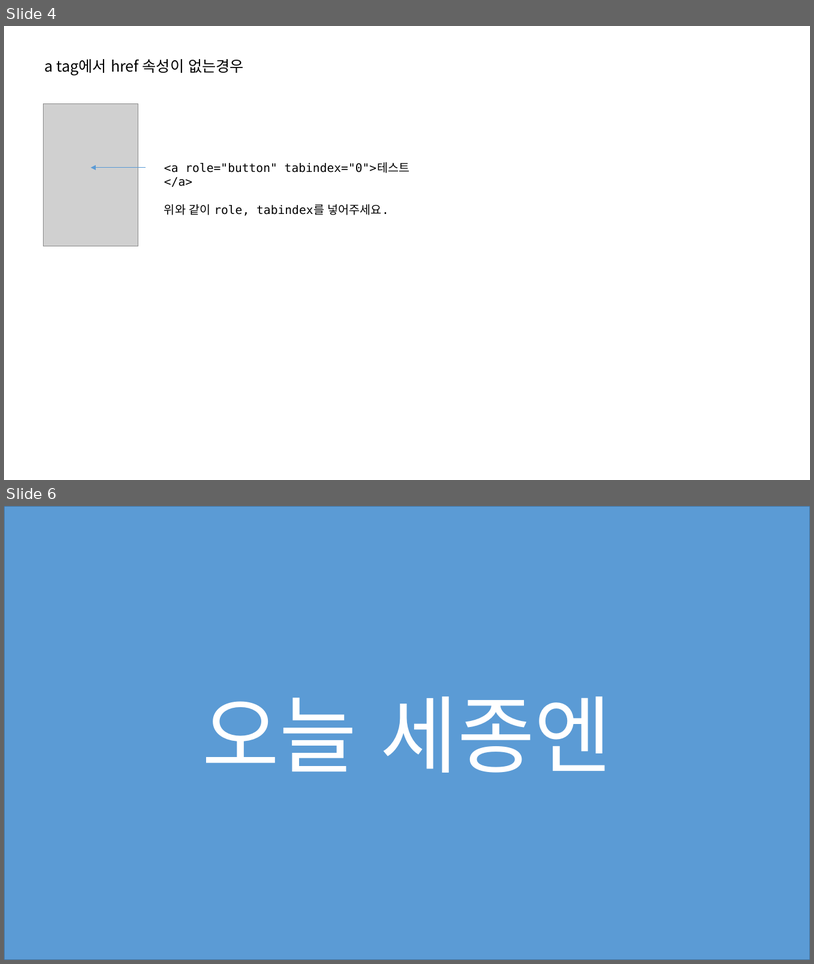
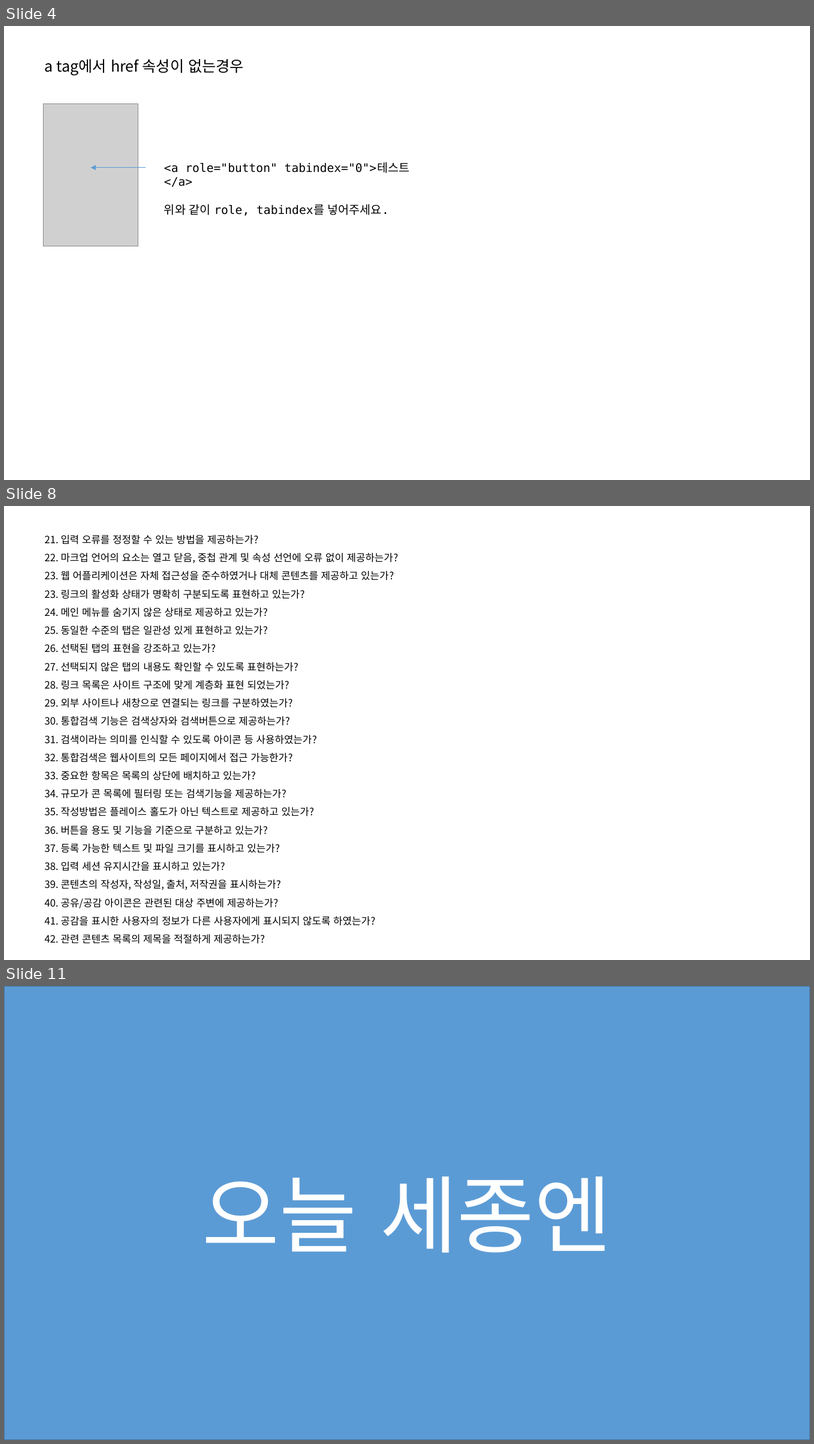
Before and after one commit to jeoungGyy/sejong, a slide deck: ppt/웹접근성 오류 체크(운영).pptx. Shown one above the other, each under a label of ours: slides 4 and 6 before the commit, slides 4, 8 and 11 after it; the slides between them are not shown. The pictures are 814x964 and 814x1444 pixels, drawn with LibreOffice and Linux fonts; fonts in the diff are those of the drawing; grey boxes stand for pictures. Boxes give left, top, right and bottom in pixels: in the first picture for what was removed or moved away, otherwise in the second. Text is boxed around its words. In the diff, an @@ line names an element or a change of style, - is before the commit and + after.

Commit message:
웹접근성 오류 체크(운영).pptx 추가

```diff
--- a/ppt/웹접근성 오류 체크(운영).pptx
+++ b/ppt/웹접근성 오류 체크(운영).pptx
@@ slide 8 added at (x1=4, y1=506, x2=810, y2=960), background #FFFFFF @@
@@ text added at (x1=45, y1=535, x2=399, y2=943), 12 pt, text #000000 @@
+21. 입력 오류를 정정할 수 있는 방법을 제공하는가?
+22. 마크업 언어의 요소는 열고 닫음, 중첩 관계 및 속성 선언에 오류 없이 제공하는가?
+23. 웹 어플리케이션은 자체 접근성을 준수하였거나 대체 콘텐츠를 제공하고 있는가?
+23. 링크의 활성화 상태가 명확히 구분되도록 표현하고 있는가?
+24. 메인 메뉴를 숨기지 않은 상태로 제공하고 있는가?
+25. 동일한 수준의 탭은 일관성 있게 표현하고 있는가?
+26. 선택된 탭의 표현을 강조하고 있는가?
+27. 선택되지 않은 탭의 내용도 확인할 수 있도록 표현하는가?
+28. 링크 목록은 사이트 구조에 맞게 계층화 표현 되었는가?
+29. 외부 사이트나 새창으로 연결되는 링크를 구분하였는가?
+30. 통합검색 기능은 검색상자와 검색버튼으로 제공하는가?
+31. 검색이라는 의미를 인식할 수 있도록 아이콘 등 사용하였는가?
+32. 통합검색은 웹사이트의 모든 페이지에서 접근 가능한가?
+33. 중요한 항목은 목록의 상단에 배치하고 있는가?
+34. 규모가 콘 목록에 필터링 또는 검색기능을 제공하는가?
+35. 작성방법은 플레이스 홀도가 아닌 텍스트로 제공하고 있는가?
+36. 버튼을 용도 및 기능을 기준으로 구분하고 있는가?
+37. 등록 가능한 텍스트 및 파일 크기를 표시하고 있는가?
+38. 입력 세션 유지시간을 표시하고 있는가?
+39. 콘텐츠의 작성자, 작성일, 출처, 저작권을 표시하는가?
+40. 공유/공감 아이콘은 관련된 대상 주변에 제공하는가?
+41. 공감을 표시한 사용자의 정보가 다른 사용자에게 표시되지 않도록 하였는가?
+42. 관련 콘텐츠 목록의 제목을 적절하게 제공하는가?
@@ what was slide 6 is now slide 11 @@
```
Also in this commit, not shown: 1 slide changed, 4 other slides added.
